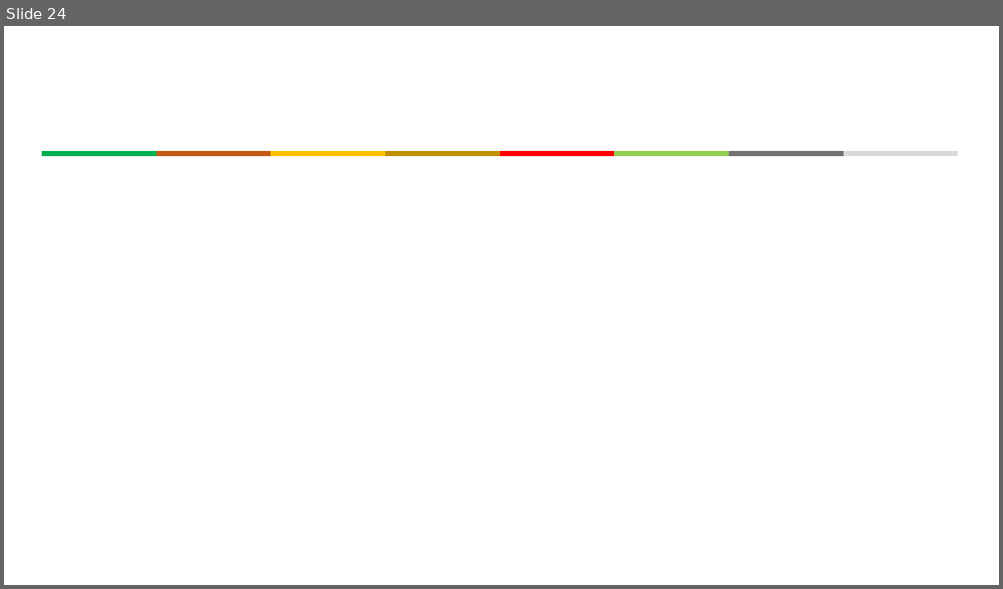
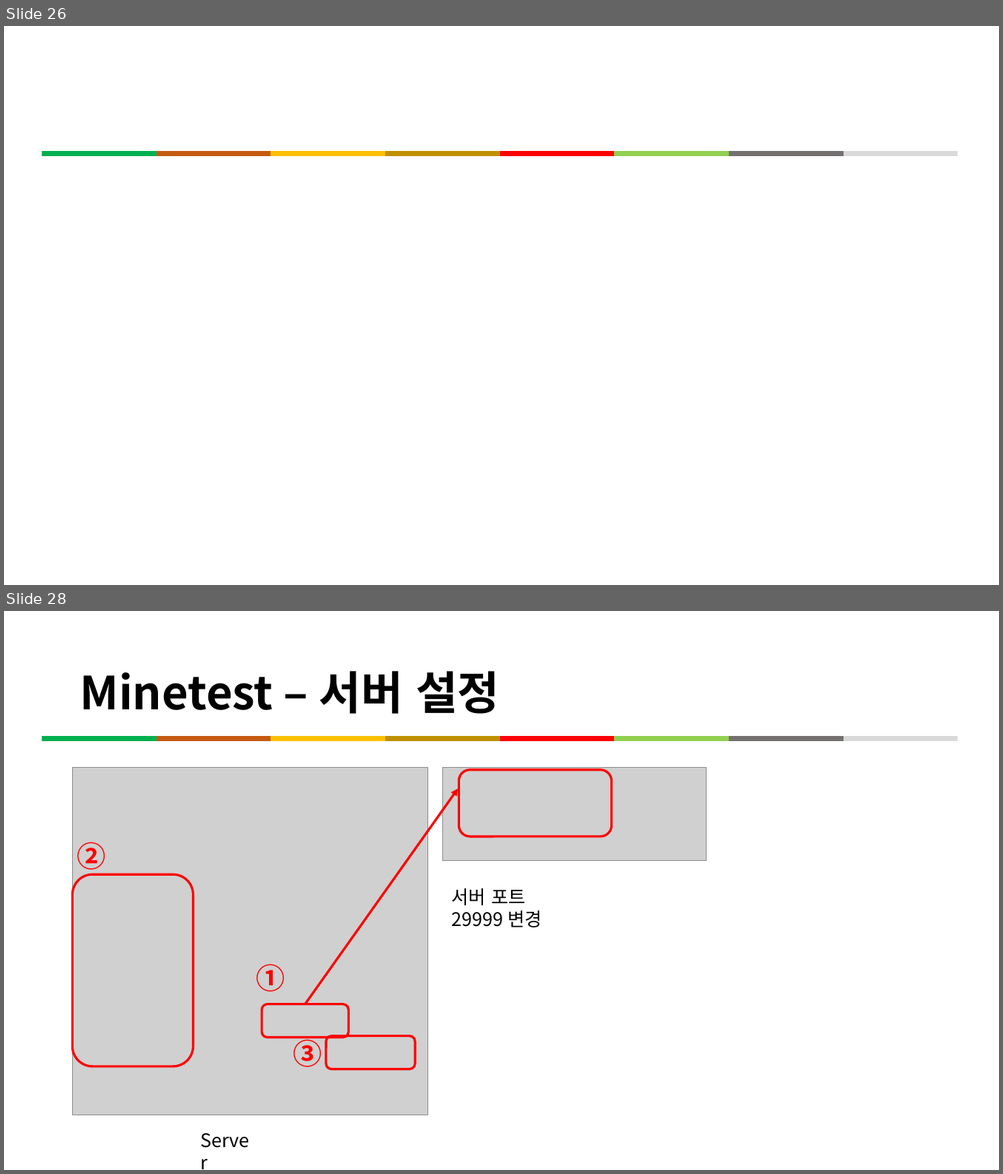
Before and after one commit to kig2929kig/minetest, a slide deck: Minetest와 함께하는 프로그래밍 입문.pptx. Shown one above the other, each under a label of ours: slide 24 before the commit, slides 26 and 28 after it; the slides between them are not shown. The pictures are 1003x589 and 1003x1174 pixels, drawn with LibreOffice and Linux fonts; fonts in the diff are those of the drawing; grey boxes stand for pictures. Boxes give left, top, right and bottom in pixels: in the first picture for what was removed or moved away, otherwise in the second. Text is boxed around its words. In the diff, an @@ line names an element or a change of style, - is before the commit and + after.

```diff
--- a/Minetest와 함께하는 프로그래밍 입문.pptx
+++ b/Minetest와 함께하는 프로그래밍 입문.pptx
@@ slide 28 added at box(4, 611, 999, 1170), background #FFFFFF @@
@@ title added at box(79, 671, 499, 714), 44 pt, text #000000, bold @@
+Minetest – 서버 설정
@@ line added from (42, 738) to (156, 738), #00B050 4.5 pt @@
@@ line added from (156, 738) to (271, 738), #C55A11 4.5 pt @@
@@ line added from (271, 738) to (385, 738), #FFC000 4.5 pt @@
@@ line added from (385, 738) to (499, 738), #BF9000 4.5 pt @@
@@ line added from (499, 738) to (614, 738), #FF0000 4.5 pt @@
@@ line added from (614, 738) to (728, 738), #92D050 4.5 pt @@
@@ line added from (728, 738) to (843, 738), #767171 4.5 pt @@
@@ line added from (843, 738) to (958, 738), #D9D9D9 4.5 pt @@
@@ picture added at box(73, 768, 429, 1116) @@
@@ picture added at box(443, 768, 706, 861) @@
@@ rounded rectangle added at box(459, 770, 612, 837), outline #FF0000 2.25 pt @@
@@ arrow added from (305, 1004) to (458, 789), #FF0000 2.25 pt @@
@@ text added at box(77, 842, 105, 875), 28 pt, text #FF0000, bold @@
+②
@@ rounded rectangle added at box(73, 874, 193, 1067), outline #FF0000 2.25 pt @@
@@ text added at box(452, 889, 541, 928), 18 pt, text #000000 @@
+서버 포트
+29999 변경
@@ text added at box(256, 964, 284, 992), 28 pt, text #FF0000, bold @@
+①
@@ rounded rectangle added at box(262, 1004, 348, 1038), outline #FF0000 2.25 pt @@
@@ text added at box(293, 1037, 321, 1068), 28 pt, text #FF0000, bold @@
+③
@@ rounded rectangle added at box(327, 1037, 415, 1070), outline #FF0000 2.25 pt @@
@@ text added at box(193, 1126, 262, 1156), 18 pt, text #000000 @@
+Server
@@ what was slide 24 is now slide 26 @@
```
Also in this commit, not shown: 3 slides changed, 5 other slides added, 3 slides removed.
